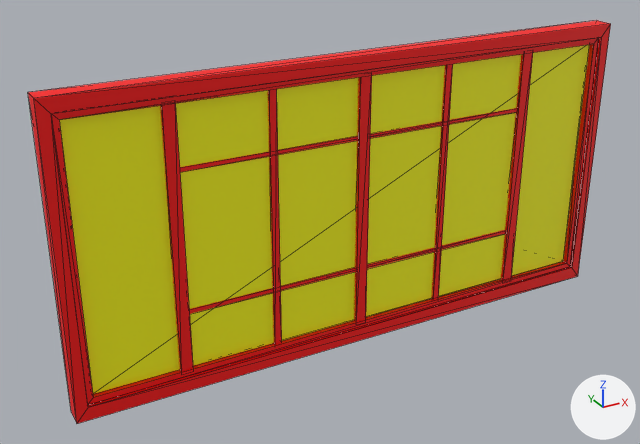
One commit to the glTF model assets/windows/window_fixed_96x48.glb: the scene before it, then after it.
Camera for both pictures: a 50 mm camera at (-1.73, 0.19, 2.88) aimed at (-0.16, 3.05, 1.45). Arrows for +X, +Y and +Z are at lower right; the lights stay in place. Mesh edges are drawn as thin lines. Where no turn or scale is listed for an object, it has been applied to the vertices. Vertices at the same position are counted once.

Objects in the first picture: 'window_fixed_96x48'.
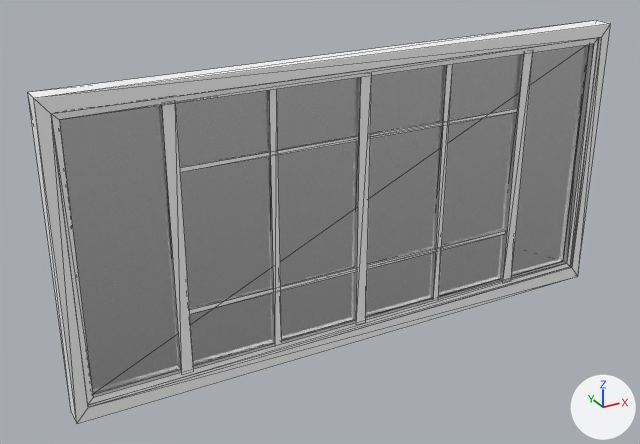
Pixel boxes (x1, y1, x2, y2) of what changed, in the pictures (640 x 444 px):
part 1 of me_mesh_003, recoloured (red to white)
    both: (28, 21, 611, 424)
part 2 of me_mesh_003, recoloured (yellow to white)
    both: (59, 45, 590, 394)

The change in detail:
Material 'Glass_Material' (mat_glass_material) is new.
Its base color is (0.8, 0.8, 0.8) (white #e7e7e7).
Its roughness is 0.1.
Its ior is 1.45.
Its transmission weight is 1.0.
Material 'Frame_Material' (mat_frame_material) is new.
Its base color is (1.0, 1.0, 1.0) (white #ffffff).
me_mesh_003 has 96 vertices, 160 faces and spans x -1.22..1.22, y 2.96..3.04, z 0.9..2.12.
me_mesh_003 is used by ob_window_fixed_96x48; location (0.0, 0.0, 0.0).
me_mesh_003 part 1: all 148 faces that had it switch from mat_window_primary_mat (red #ff0000) to mat_frame_material (white #ffffff).
me_mesh_003 part 2: all 12 faces that had it switch from mat_window_secondary_mat (yellow #ffff00) to mat_glass_material (white #e7e7e7).
